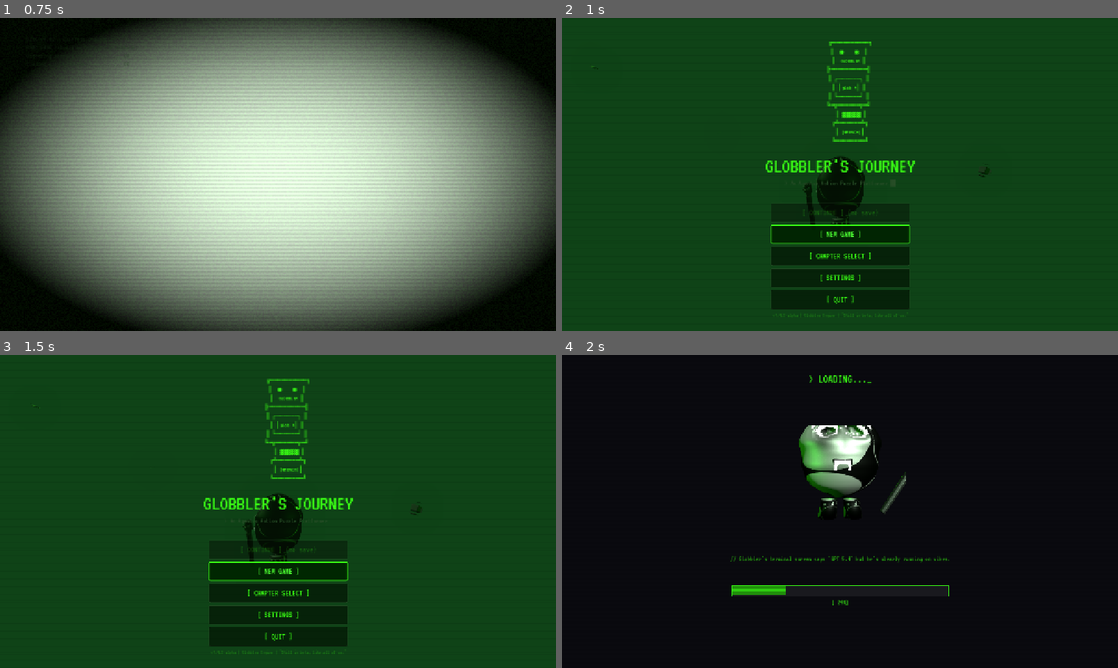
Above: before the commit, frames 1-4 (two rows, left to right).
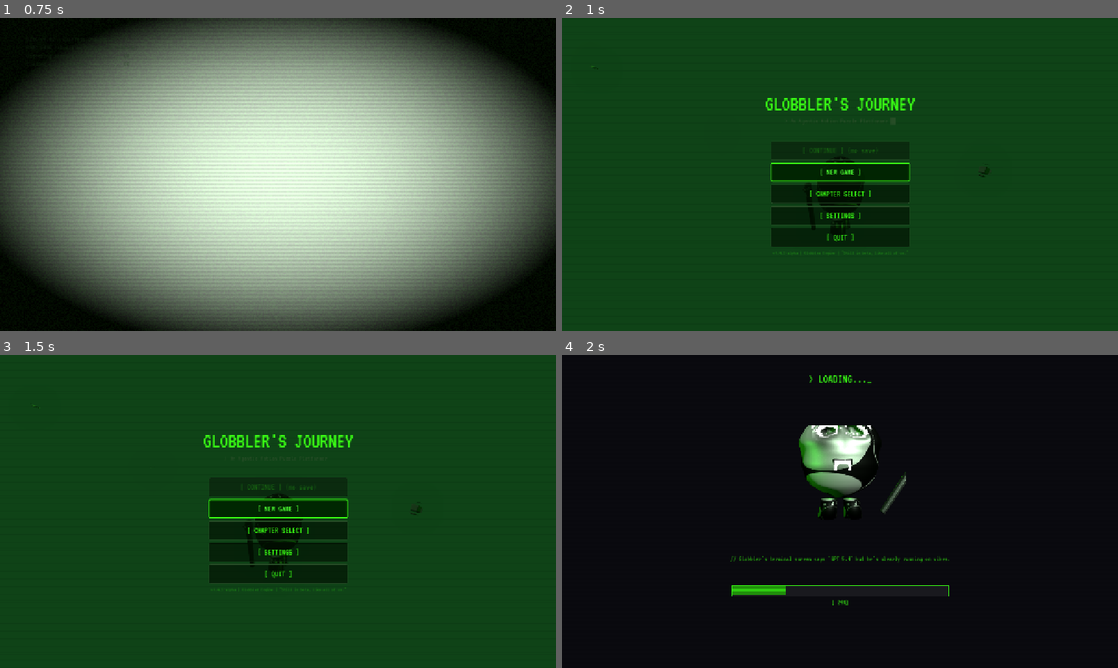
Above: after the commit, the same moments.

Repository: hwashburn1011/globblers-journey
Game: Godot game, scene res://scenes/main/splash.tscn
Same seed, same stepped clock (60 frames per second), same inputs: the game is played once before the commit and once after it.
Inputs (mouse positions are in pixels of both pictures, inside the frame that each line leads up to):
- Up to frame 1 (0.75 s): tap Enter (menu_confirm) at 0.5 s; move the mouse to (400, 158) at 0.52 s; hold Right (hack_right) from 0.53 s (still down); hold V (agent_cycle) from 0.53 s (still down); click (400, 158) at 0.67 s
- Up to frame 2 (1 s): keep holding Right (hack_right); keep holding V (agent_cycle)
- Up to frame 3 (1.5 s): release Right (hack_right) at 1.25 s; release V (agent_cycle) at 1.25 s; click "[ NEW GAME ]" at 1.25 s
- Up to frame 4 (2 s): no input

Frame 1 is identical in both runs. In frame 2, 9.2% of the frame differs, in the area x 36-64%, y 7-96%; in frame 3, 9.1%; in frame 4, nothing differs.

Commit message:
fix: Task 0.2 — Remove obsolete ASCII Globbler from title screen
The 3D background replaces the old ASCII art. Removed GLOBBLER_ASCII
constant and its Label node from _build_ui(). All other menu elements
(glitchy title, buttons, settings, chapter select) unchanged.

Co-Authored-By: Claude Opus 4.6 (1M context) <noreply@anthropic.com>

Diff:
--- a/scenes/main/main_menu.gd
+++ b/scenes/main/main_menu.gd
@@ -42,21 +42,6 @@
 var _mouse_sens_slider: HSlider
 var _invert_y_check: CheckBox
 
-# ASCII Globbler — because 3D models in menus are for people with budgets
-const GLOBBLER_ASCII := """
-        ╔══════════╗
-       ║  ◉    ◉  ║
-       ║  GLOBBLER ║
-       ╠══════════╣
-       ║ ┌──────┐ ║
-       ║ │glob *│ ║
-       ║ └──────┘ ║
-       ╚═╦══════╦═╝
-         ║ ▓▓▓▓ ║
-        ╔╩══════╩╗
-        ║ [WRENCH]║
-        ╚════════╝
-"""
 
 func _ready() -> void:
 	# Don't let AudioManager auto-play level music — we're in menu land
@@ -297,14 +282,6 @@
 	_main_panel.alignment = BoxContainer.ALIGNMENT_CENTER
 	_main_panel.add_theme_constant_override("separation", 8)
 	add_child(_main_panel)
-
-	# ASCII art Globbler
-	var ascii_label = Label.new()
-	ascii_label.text = GLOBBLER_ASCII
-	ascii_label.horizontal_alignment = HORIZONTAL_ALIGNMENT_CENTER
-	ascii_label.add_theme_color_override("font_color", GREEN)
-	ascii_label.add_theme_font_size_override("font_size", 14)
-	_main_panel.add_child(ascii_label)
 
 	# Title
 	_title_label = Label.new()
Not shown, changed: TASKS.md
